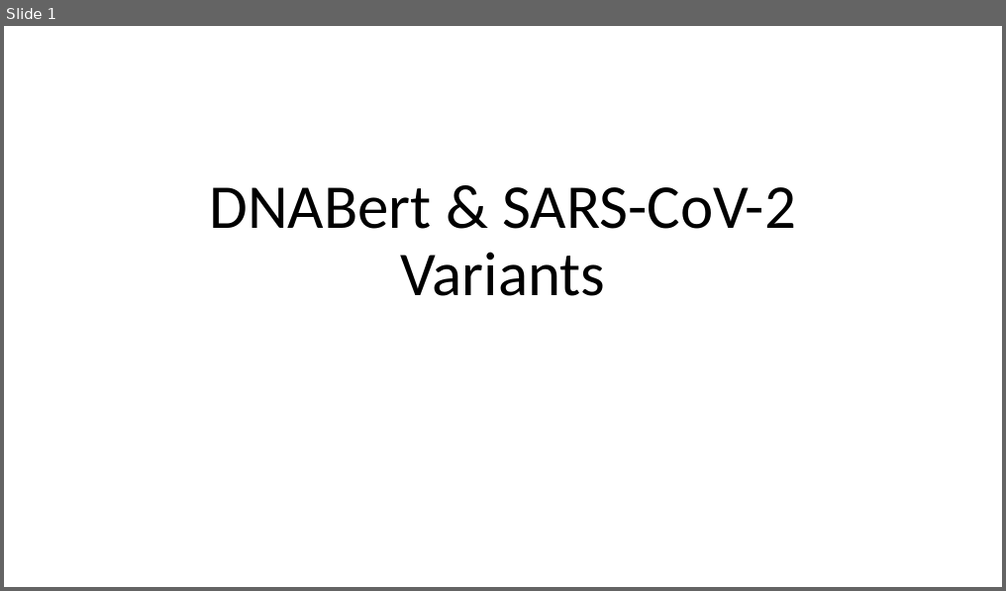
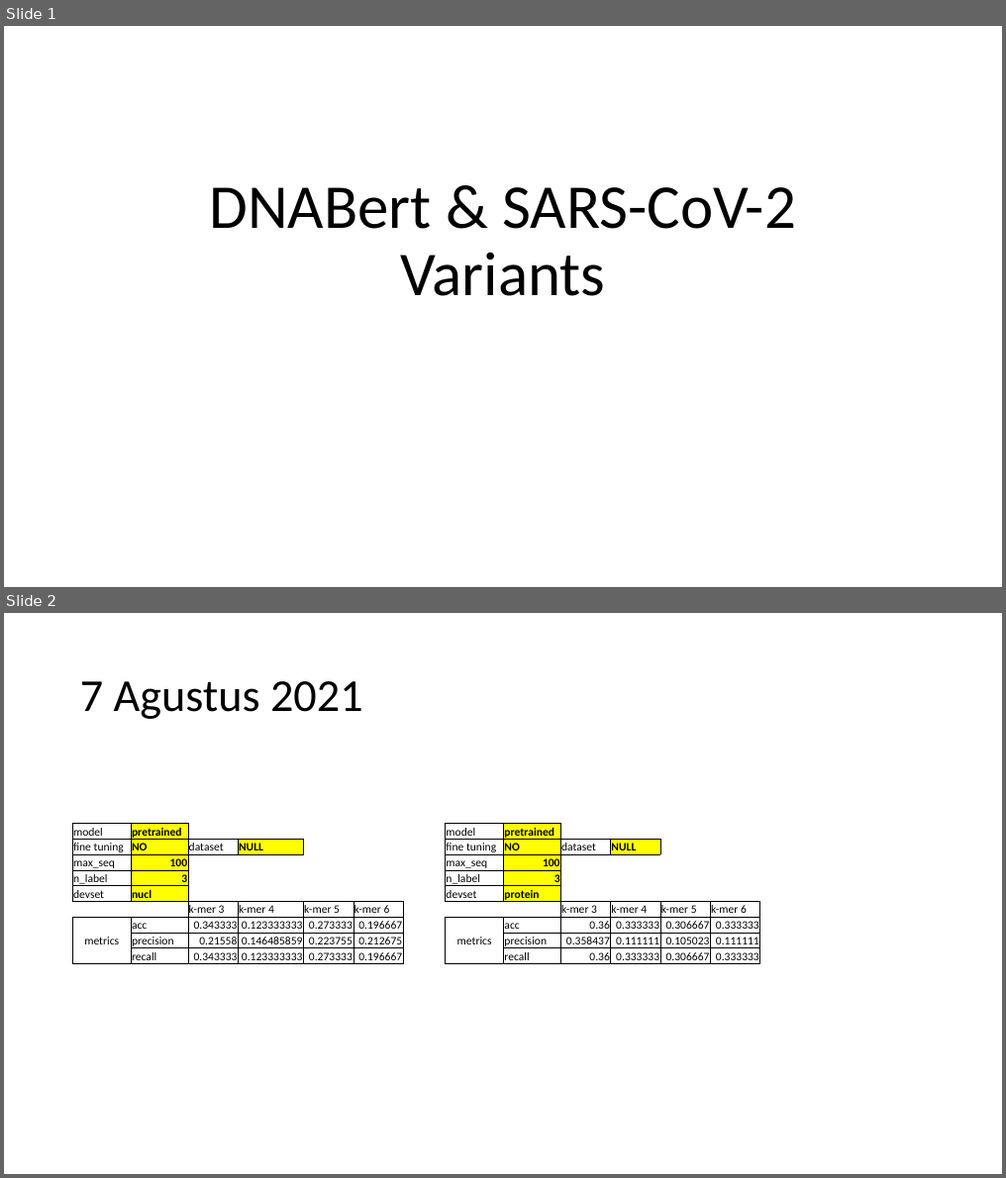
Before and after one commit to anwari32/sequence-processing, a slide deck: docs/DNABert & SARS-CoV-2 Variants-2.pptx. Shown one above the other, each under a label of ours: slide 1 before the commit, slides 1 and 2 after it. The pictures are 1006x591 and 1006x1178 pixels, drawn with LibreOffice and Linux fonts; fonts in the diff are those of the drawing. Boxes give left, top, right and bottom in pixels: in the first picture for what was removed or moved away, otherwise in the second. Text is boxed around its words. In the diff, an @@ line names an element or a change of style, - is before the commit and + after.

```diff
--- a/docs/DNABert & SARS-CoV-2 Variants-2.pptx
+++ b/docs/DNABert & SARS-CoV-2 Variants-2.pptx
@@ slide 2 added at (x1=4, y1=613, x2=1002, y2=1174), background #FFFFFF @@
@@ title added at (x1=80, y1=681, x2=363, y2=719), 44 pt, text #000000 @@
+7 Agustus 2021
@@ table added at (x1=73, y1=823, x2=404, y2=964), 9 rows, 6 columns @@
+model | pretrained |  |  |  | 
+fine tuning | NO | dataset | NULL |  | 
+max_seq | 100 |  |  |  | 
+n_label | 3 |  |  |  | 
+devset | nucl |  |  |  | 
+ |  | k-mer 3 | k-mer 4 | k-mer 5 | k-mer 6
+metrics | acc | 0.343333 | 0.123333333 | 0.273333 | 0.196667
+ | precision | 0.21558 | 0.146485859 | 0.223755 | 0.212675
+ | recall | 0.343333 | 0.123333333 | 0.273333 | 0.196667
@@ table added at (x1=446, y1=823, x2=761, y2=964), 9 rows, 6 columns @@
+model | pretrained |  |  |  | 
+fine tuning | NO | dataset | NULL |  | 
+max_seq | 100 |  |  |  | 
+n_label | 3 |  |  |  | 
+devset | protein |  |  |  | 
+ |  | k-mer 3 | k-mer 4 | k-mer 5 | k-mer 6
+metrics | acc | 0.36 | 0.333333 | 0.306667 | 0.333333
+ | precision | 0.358437 | 0.111111 | 0.105023 | 0.111111
+ | recall | 0.36 | 0.333333 | 0.306667 | 0.333333
```
Also in this commit, not shown: 5 other slides added, 1 other file.
